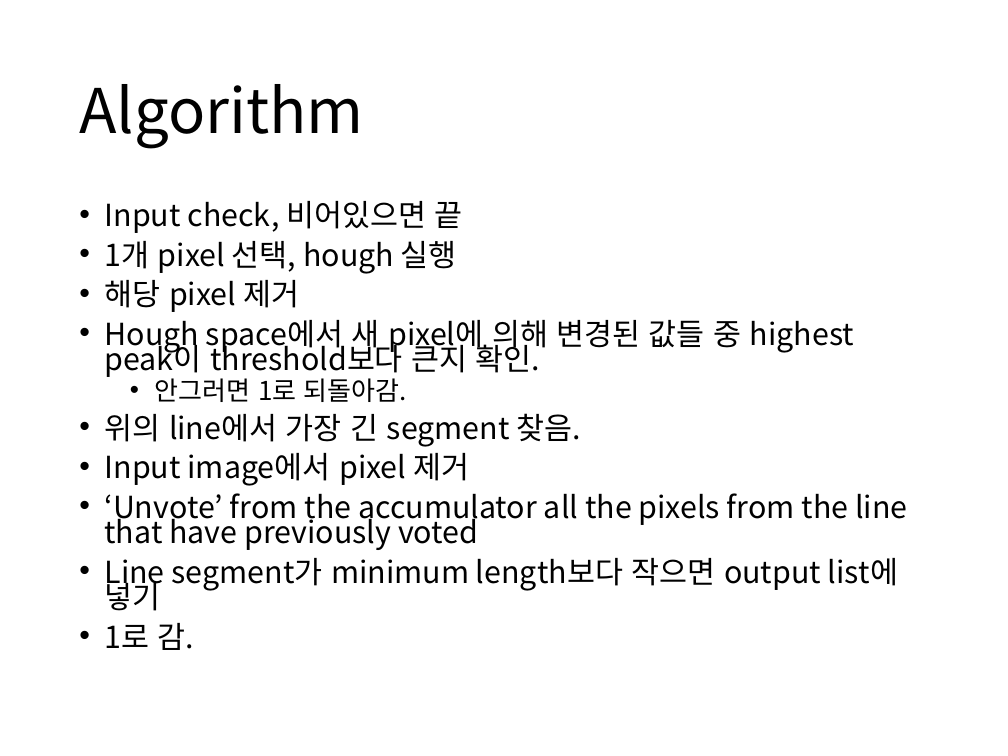
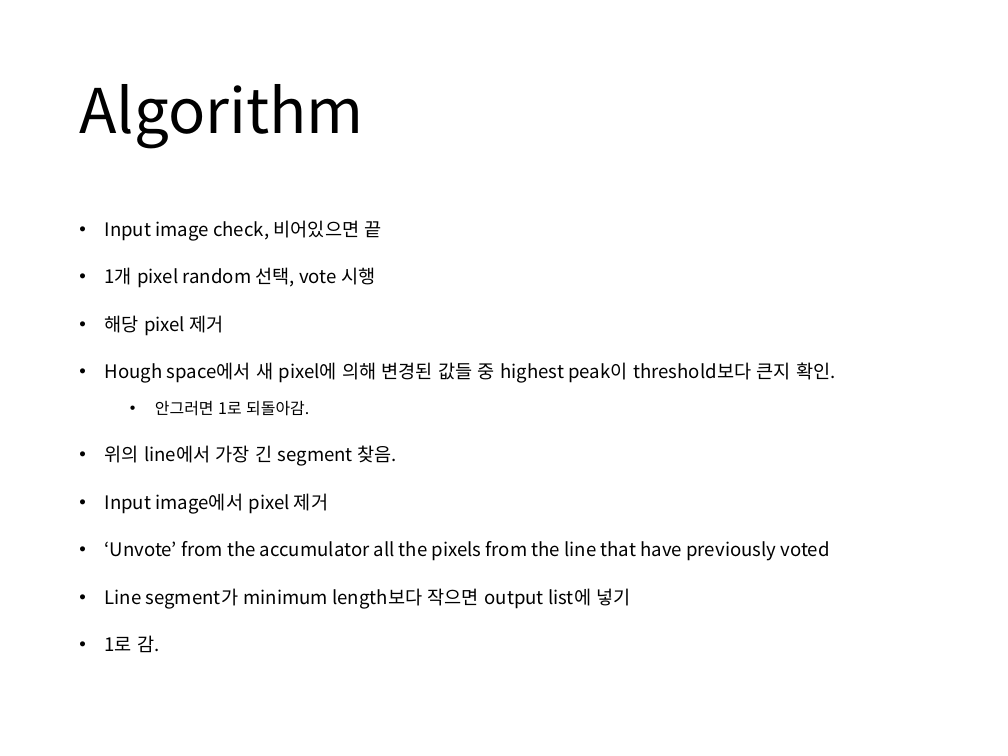
Before and after one commit to boy1089/MyProject, a slide deck: slide 13 of hough transform/hough transform ver1.pptx (slide 11 before the commit). Drawn at 1008x756 pixels with LibreOffice and Linux fonts; fonts in the diff are those of the drawing. Boxes give left, top, right and bottom in pixels: in the first picture for what was removed or moved away, otherwise in the second. Text is boxed around its words. In the diff, an @@ line names an element or a change of style, - is before the commit and + after.

Commit message:
hough modified 2

```diff
--- a/hough transform/hough transform ver1.pptx
+++ b/hough transform/hough transform ver1.pptx
@@ text at (x1=105, y1=220, x2=382, y2=288): text changed; size 21.7 to 13.3 pt @@
-• Input check, 비어있으면 끝
-• 1개 pixel 선택, hough 실행
+• Input image check, 비어있으면 끝
+• 1개 pixel random 선택, vote 시행
@@ text at (x1=105, y1=315, x2=836, y2=653): size 21.7 to 13.3 pt in "해당 pixel 제거", "Hough space에서 새 pixel에 의해 변경된 값들 ...", "위의 line에서 가장 긴 segment 찾음.", "Input image에서 pixel 제거" and 3 more places; size 18.6 to 11.4 pt in "안그러면 1로 되돌아감."; line spacing 0.7 to 1.5 @@
```
Also in this commit, not shown: 2 other slides changed, 4 slides added, 4 other files.
